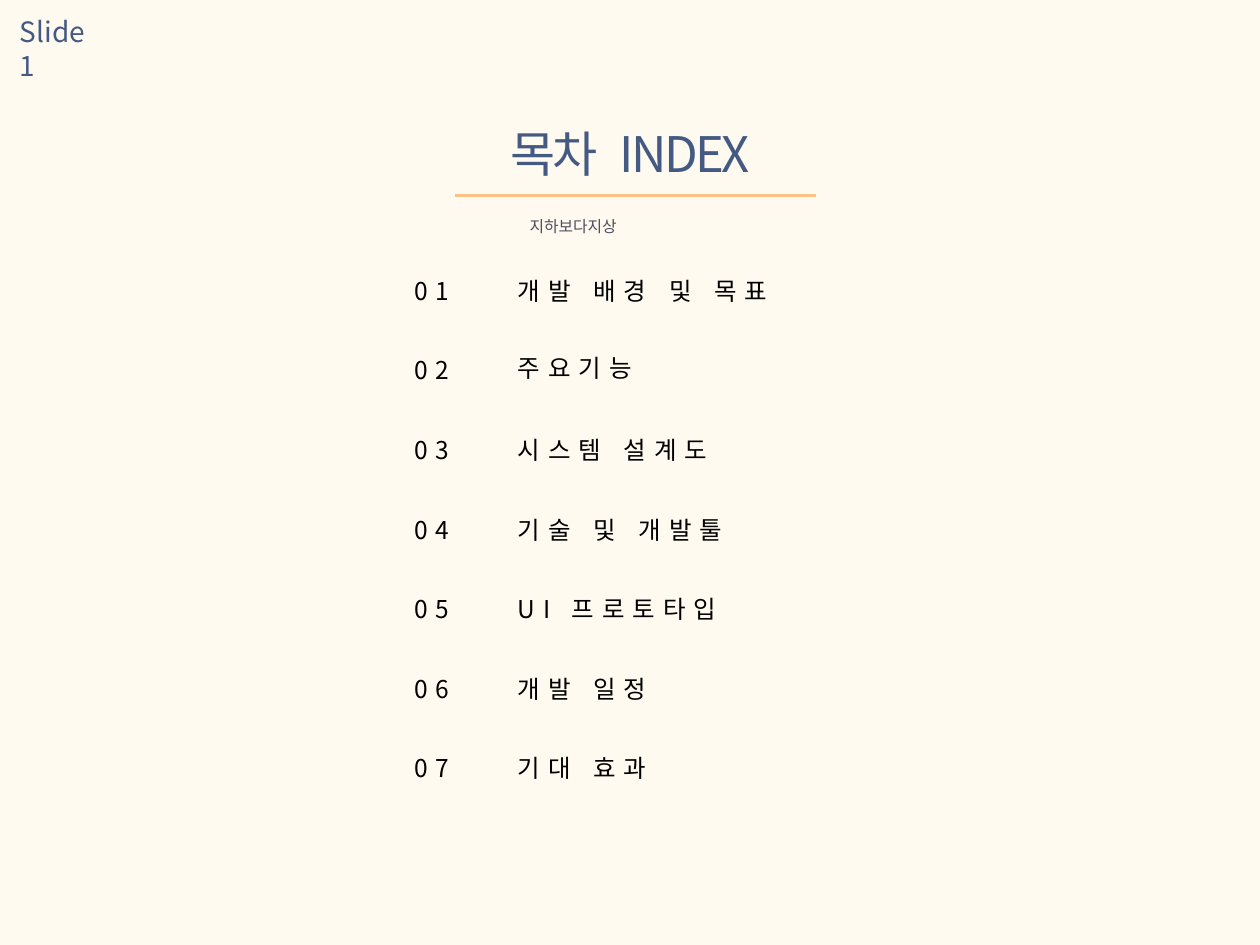
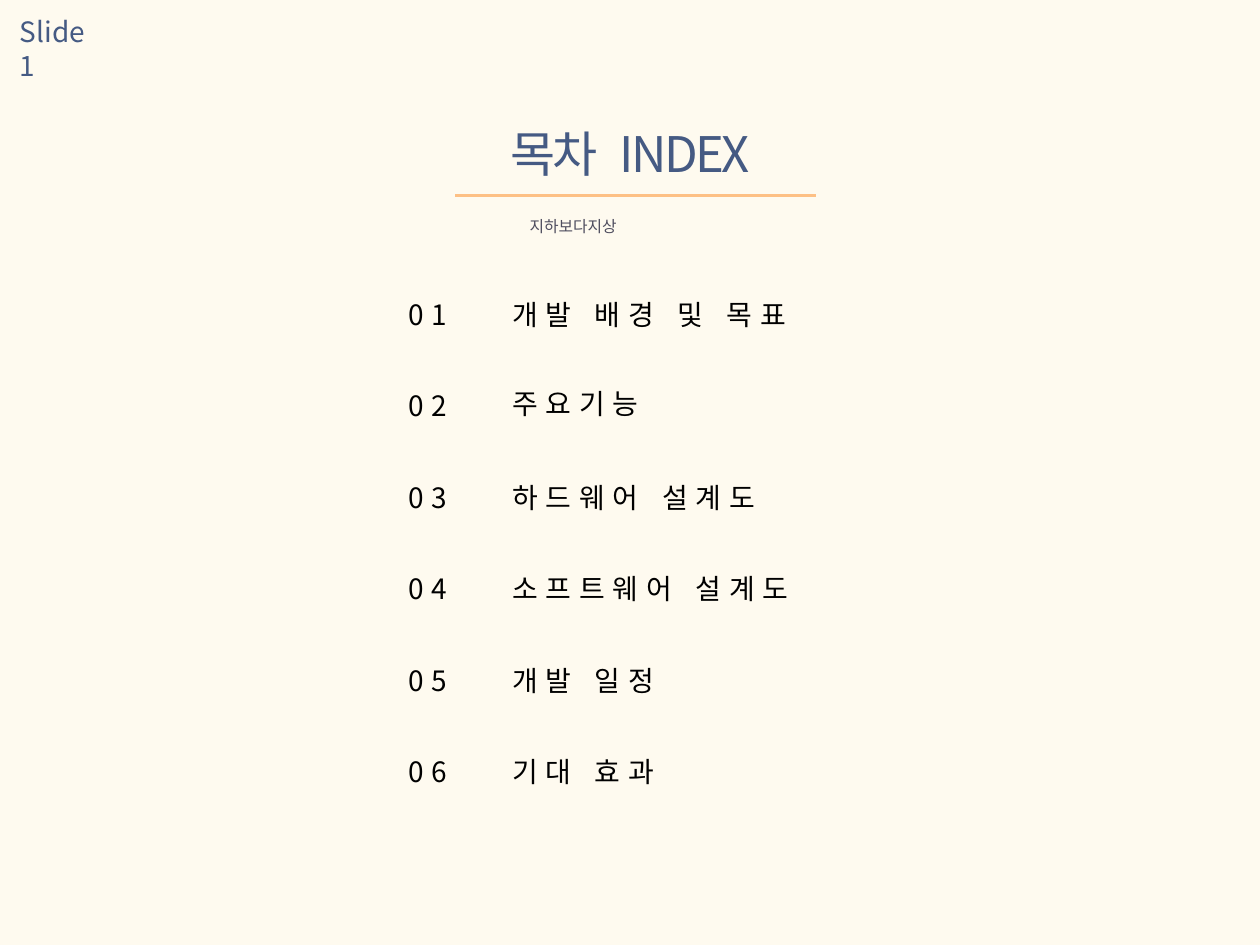
Before and after one commit to 97thCJY/CapstoneDesignDC, a slide deck: slide 2 of req_doc/DC 스마트그리드 홈 네트워크 제안서.pptx. Drawn at 1260x945 pixels with LibreOffice and Linux fonts; fonts in the diff are those of the drawing. Boxes give left, top, right and bottom in pixels: in the first picture for what was removed or moved away, otherwise in the second. Text is boxed around its words. In the diff, an @@ line names an element or a change of style, - is before the commit and + after.

```diff
--- a/req_doc/DC 스마트그리드 홈 네트워크 제안서.pptx
+++ b/req_doc/DC 스마트그리드 홈 네트워크 제안서.pptx
@@ text "01": place and size @@
-text "01" at (414,281,449,301)
+text "01" at (408,304,447,326)
@@ text "개발 배경 및 목표": place and size @@
-text "개발 배경 및 목표" at (518,279,767,302)
+text "개발 배경 및 목표" at (512,302,786,328)
@@ text "02": place and size @@
-text "02" at (414,360,449,380)
+text "02" at (408,395,447,417)
@@ text "주요기능": place and size @@
-text "주요기능" at (518,356,632,379)
+text "주요기능" at (512,391,638,417)
@@ text "03": place and size @@
-text "03" at (414,440,449,460)
+text "03" at (408,487,447,509)
@@ text at (512,485,755,511): text changed; size 14 to 16 pt @@
-시스템 설계도
+하드웨어 설계도
@@ text "04": place and size @@
-text "04" at (414,520,449,540)
+text "04" at (408,578,447,600)
@@ text at (512,576,789,602): text changed; size 14 to 16 pt @@
-기술 및 개발툴
+소프트웨어 설계도
@@ text removed at (518,597,716,620) @@
-UI 프로토타입
@@ text "05": place and size @@
-text "05" at (414,599,449,619)
+text "05" at (408,670,447,692)
@@ size 14 to 16 pt in 10 elements at (512,302,786,328), (408,304,447,326), (512,391,638,417), (408,395,447,417), (408,487,447,509), (408,578,447,600), (408,670,447,692), (408,761,447,783), (512,759,654,785), (512,668,654,694) @@
@@ text "개발 일정": place and size @@
-text "개발 일정" at (518,677,647,700)
+text "개발 일정" at (512,668,654,694)
@@ text "06": place and size @@
-text "06" at (414,679,449,699)
+text "06" at (408,761,447,783)
@@ text removed at (414,758,449,778) @@
-07
```
Also in this commit, not shown: 4 other slides changed, 4 slides added, 5 other files.
